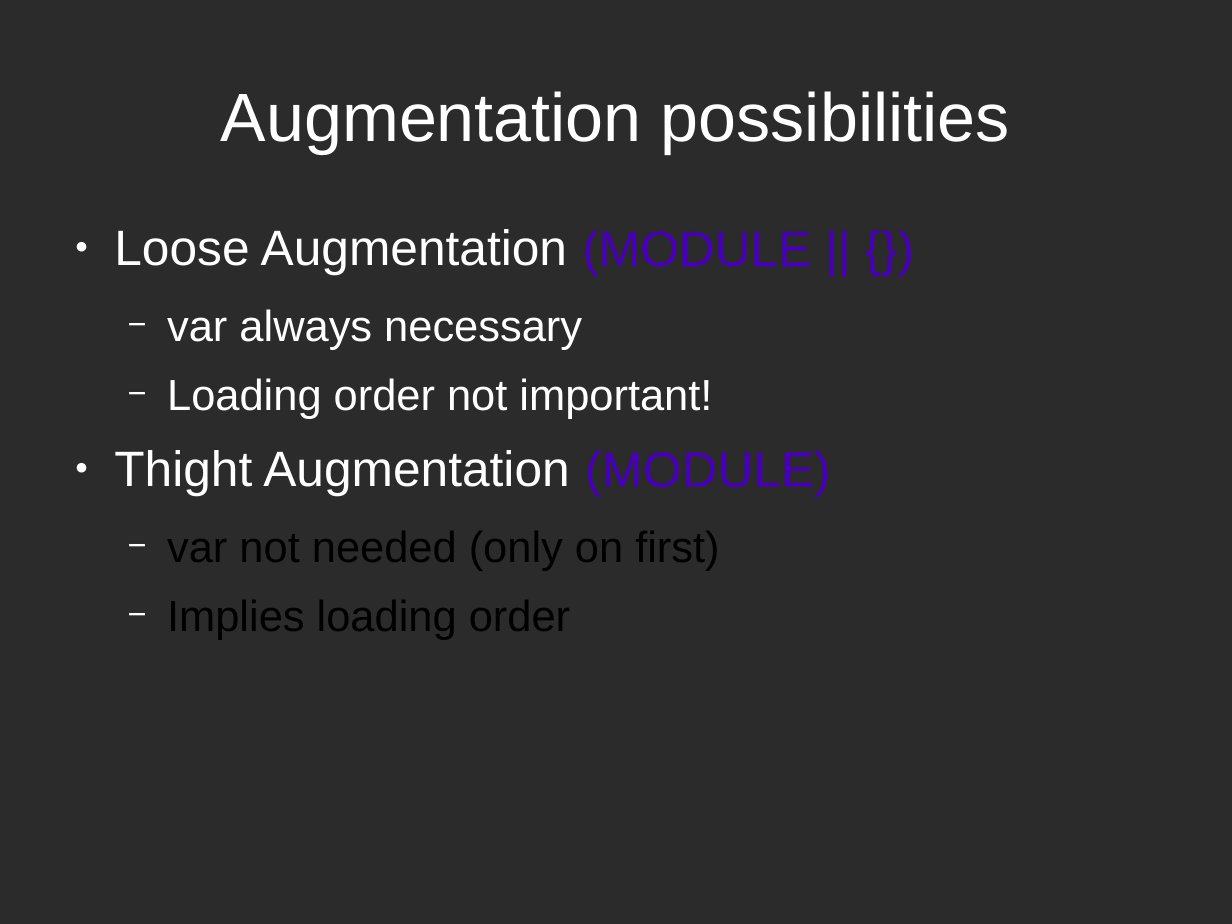
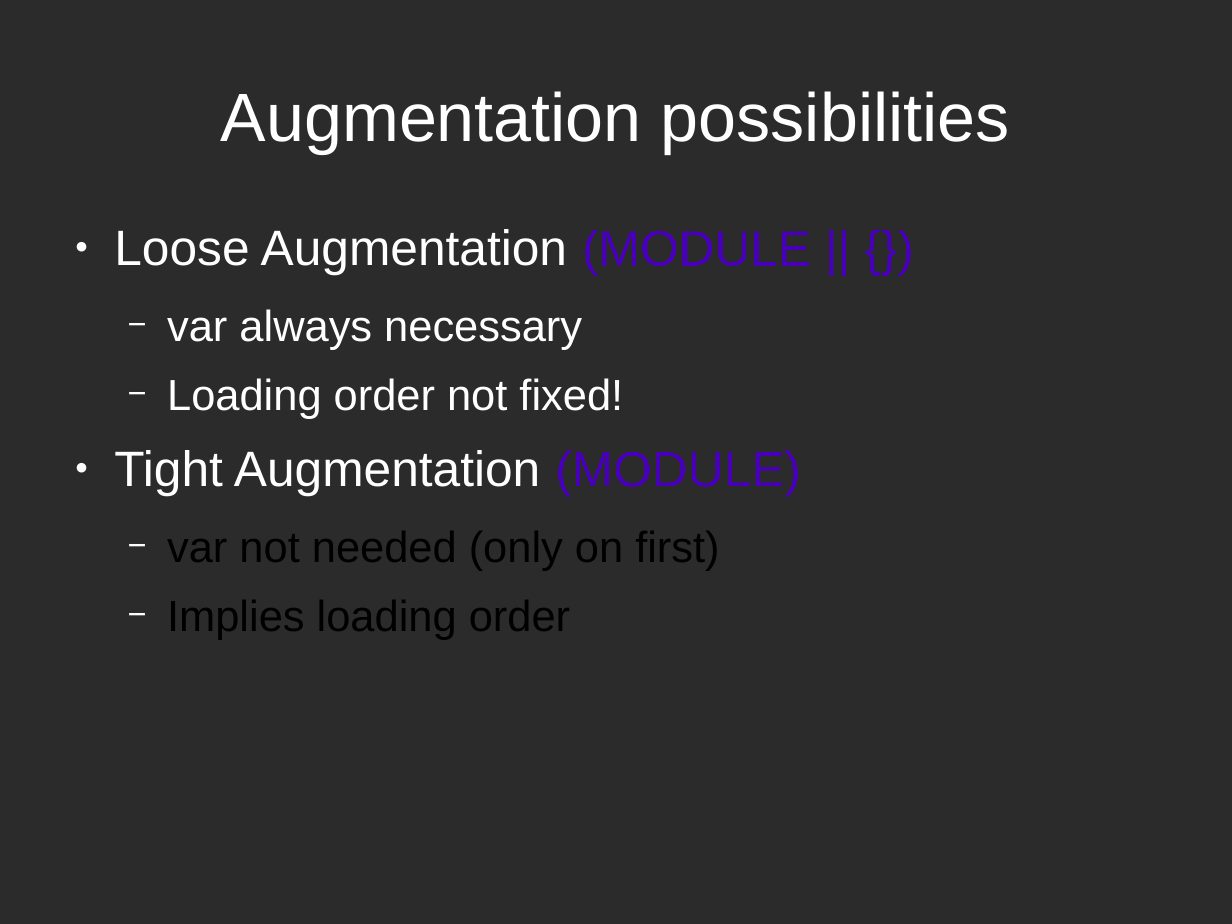
Before and after one commit to sattler/javascript-seminar-2015, a slide deck: slide 22 of presentation/Presentation.odp (slide 15 before the commit). Drawn at 1232x924 pixels with LibreOffice and Linux fonts; fonts in the diff are those of the drawing; background and template pictures are left out; a plain dark background stands for a picture behind light text. Boxes give left, top, right and bottom in pixels: in the first picture for what was removed or moved away, otherwise in the second. Text is boxed around its words. In the diff, an @@ line names an element or a change of style, - is before the commit and + after.

```diff
--- a/presentation/Presentation.odp
+++ b/presentation/Presentation.odp
@@ text at [114, 378, 801, 496]: text changed @@
-  − Loading order not important!
-● Thight Augmentation (MODULE)
+  − Loading order not fixed!
+● Tight Augmentation (MODULE)
```
Also in this commit, not shown: 11 other slides changed, 1 slide added, 1 slide removed.
